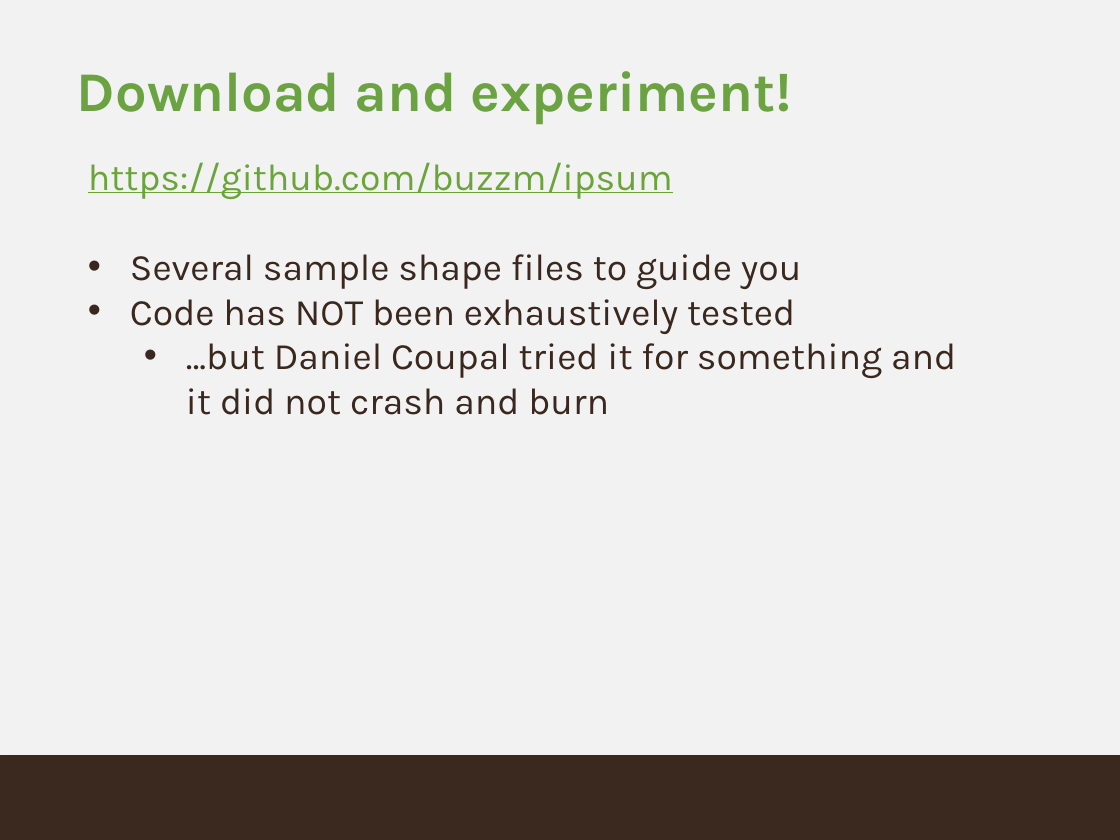
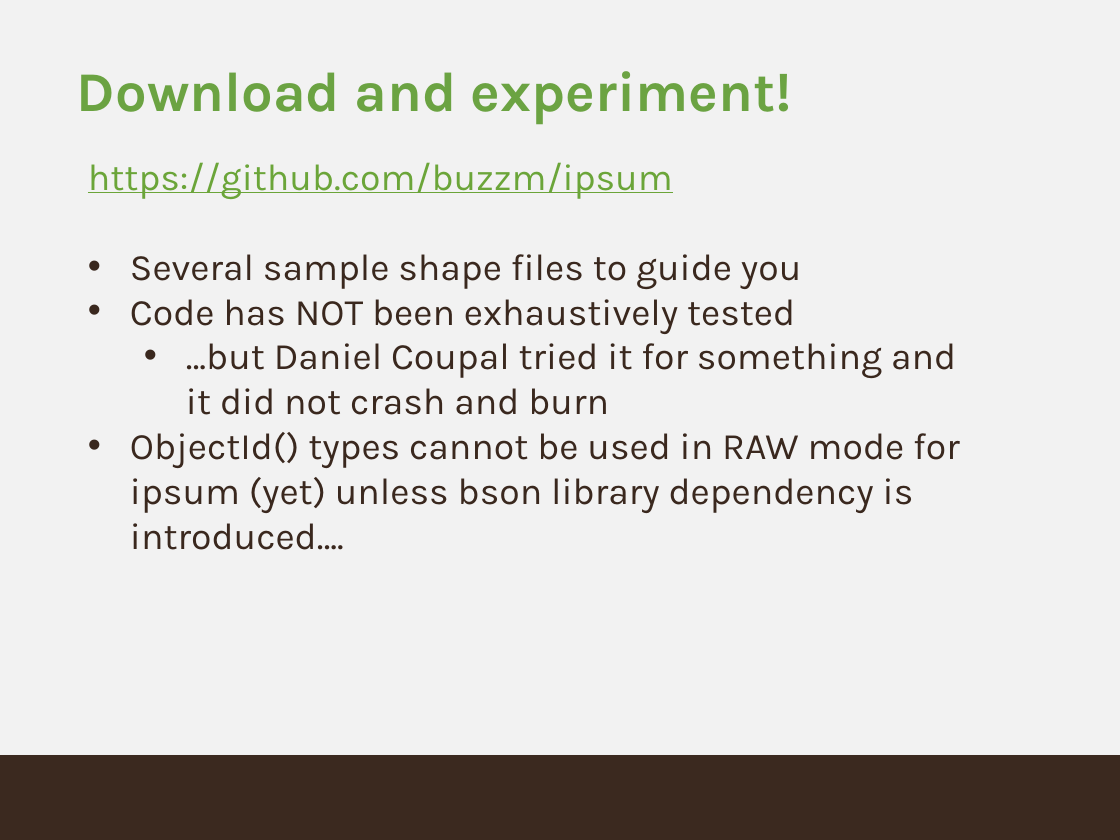
Before and after one commit to buzzm/ipsum, a slide deck: slide 9 of ipsum.pptx (slide 8 before the commit). Drawn at 1120x840 pixels with LibreOffice and Linux fonts; fonts in the diff are those of the drawing; background and template pictures are left out. Boxes give left, top, right and bottom in pixels: in the first picture for what was removed or moved away, otherwise in the second. Text is boxed around its words. In the diff, an @@ line names an element or a change of style, - is before the commit and + after.

```diff
--- a/ipsum.pptx
+++ b/ipsum.pptx
@@ text at bbox=[130, 432, 960, 550]: paragraph added @@
+• ObjectId() types cannot be used in RAW mode for ipsum (yet) unless bson library dependency is introduced….
```
Also in this commit, not shown: 2 other slides changed, 1 slide added, 3 other files.
